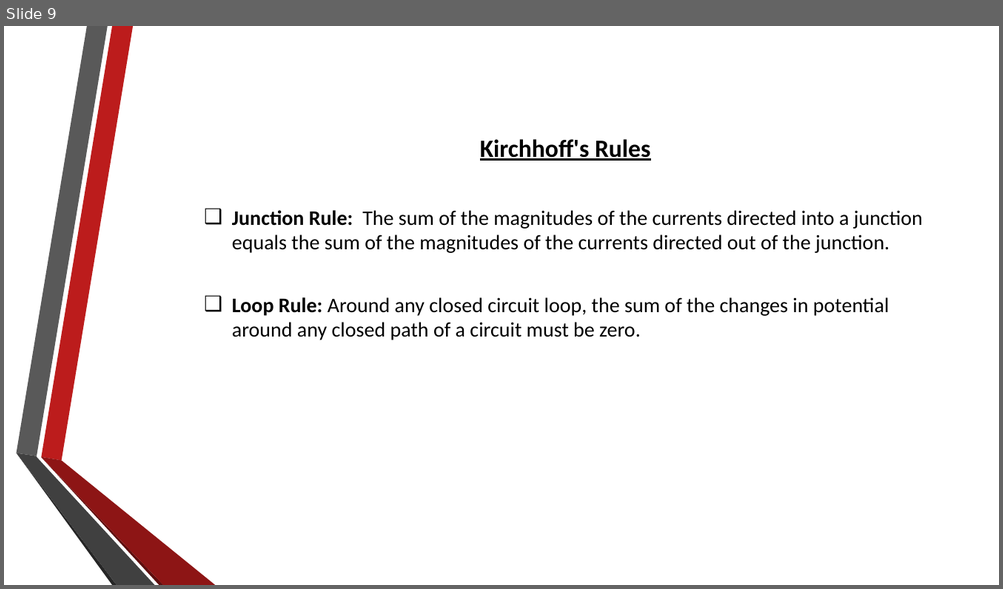
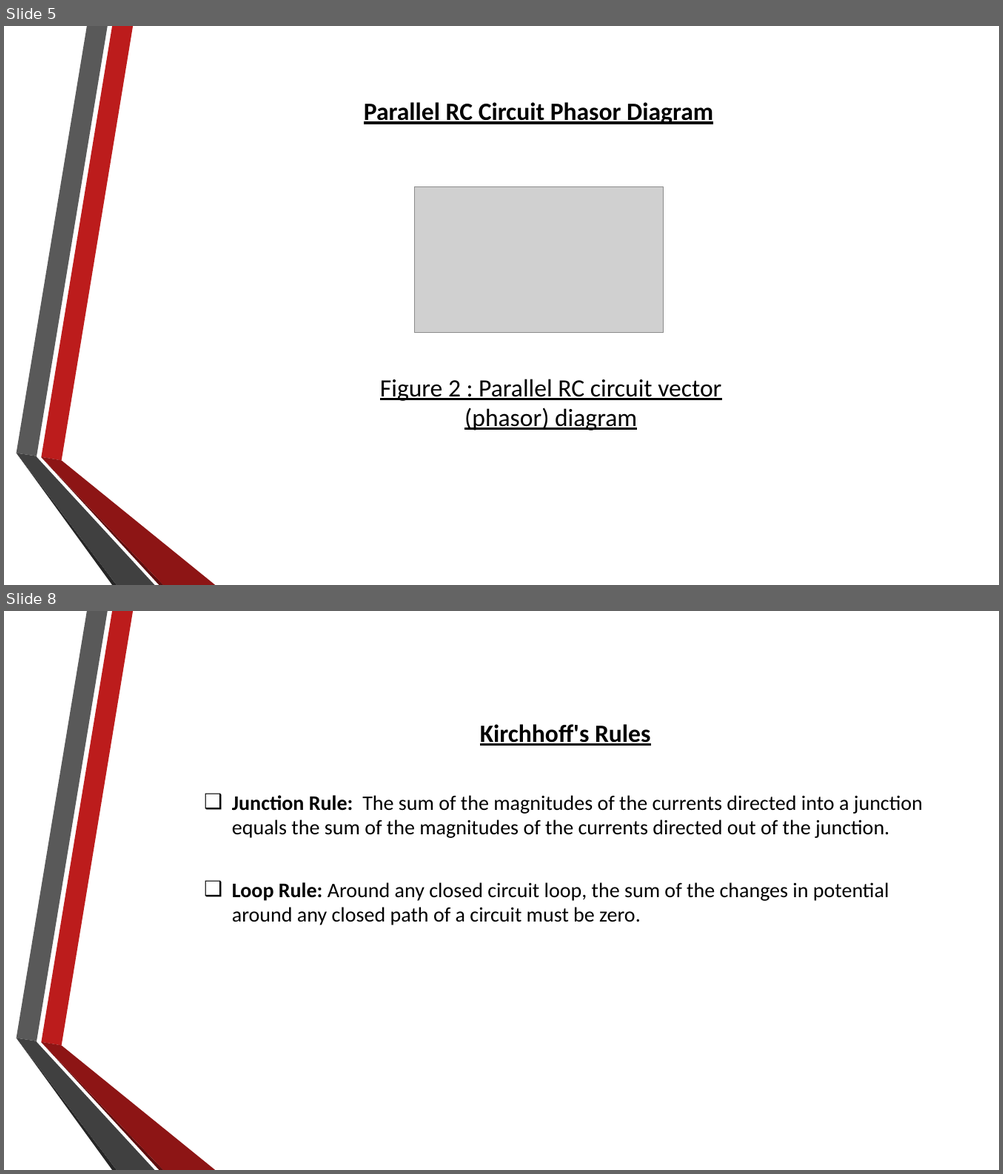
Before and after one commit to RahulAgrwal/Electrical-Virtual-lab, a slide deck: exp2/theoryimage/theory.pptx. Shown one above the other, each under a label of ours: slide 9 before the commit, slides 5 and 8 after it; the slides between them are not shown. The pictures are 1003x589 and 1003x1174 pixels, drawn with LibreOffice and Linux fonts; fonts in the diff are those of the drawing; grey boxes stand for pictures; background and template pictures are left out. Boxes give left, top, right and bottom in pixels: in the first picture for what was removed or moved away, otherwise in the second. Text is boxed around its words. In the diff, an @@ line names an element or a change of style, - is before the commit and + after.

```diff
--- a/exp2/theoryimage/theory.pptx
+++ b/exp2/theoryimage/theory.pptx
@@ slide 5 added at [4, 26, 999, 585], background picture (left out); not listed: 6 template elements that a slide beside it also shows @@
@@ text added at [364, 102, 713, 124], 24 pt, text #000000, bold, underline @@
+Parallel RC Circuit Phasor Diagram
@@ picture added at [415, 187, 663, 332] @@
@@ text added at [380, 379, 721, 431], 24 pt, text #000000, underline @@
+Figure 2 : Parallel RC circuit vector (phasor) diagram
@@ what was slide 9 is now slide 8 @@
```
Also in this commit, not shown: 4 slides changed, 2 other slides added, 4 slides removed, 6 other files.
